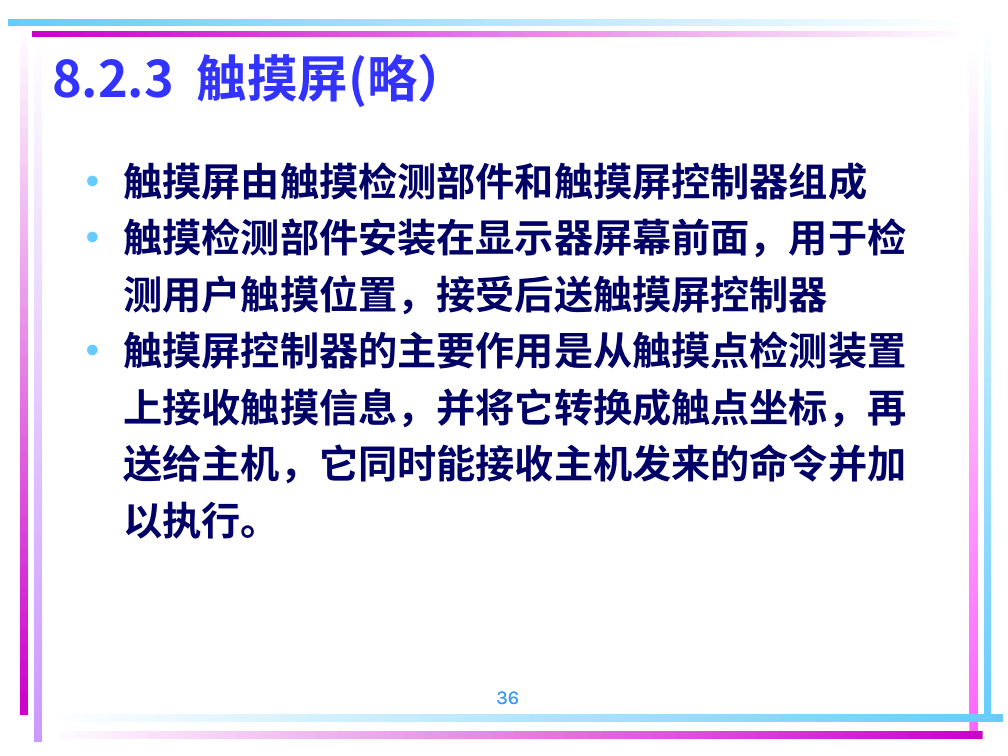
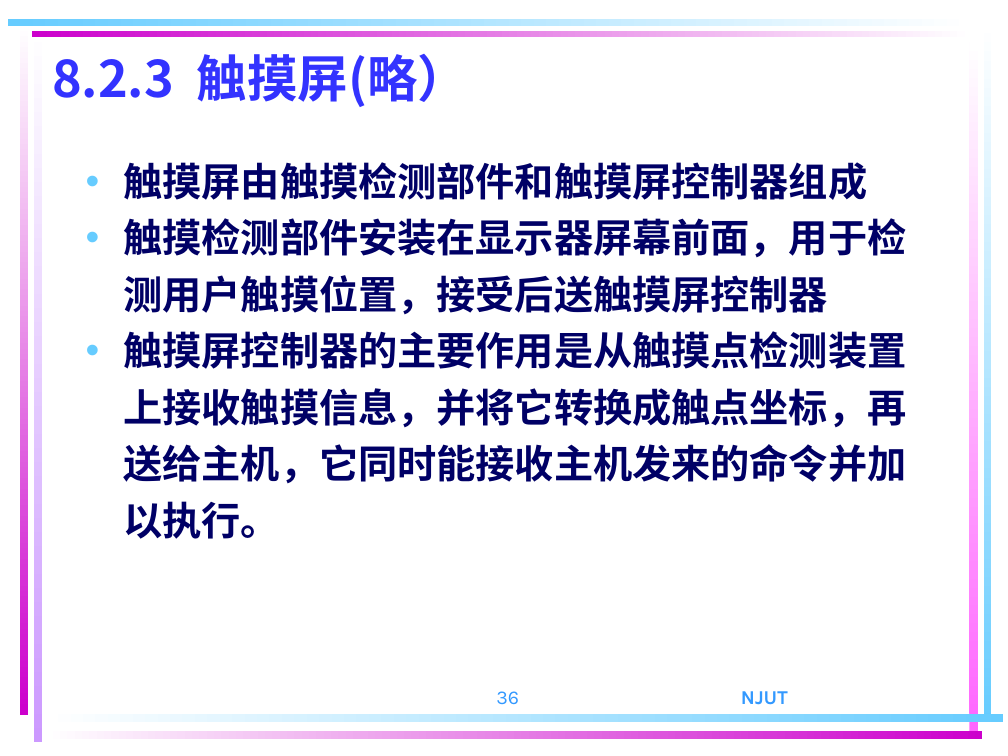
Before and after one commit to ZJWang9928/Own-Notes, a slide deck: slide 36 of 计算机组成原理课件/第 8 章 输入输出设备（17）n.ppt. Drawn at 1008x756 pixels with LibreOffice and Linux fonts; fonts in the diff are those of the drawing. Boxes give left, top, right and bottom in pixels: in the first picture for what was removed or moved away, otherwise in the second. Text is boxed around its words. In the diff, an @@ line names an element or a change of style, - is before the commit and + after.

```diff
--- a/计算机组成原理课件/第 8 章 输入输出设备（17）n.ppt
+++ b/计算机组成原理课件/第 8 章 输入输出设备（17）n.ppt
@@ text added at [741,691,788,705], 14 pt, text #3399FF, bold @@
+NJUT
```
Also in this commit, not shown: 97 other slides changed, 4 slides added, 4 slides removed, 7 other files.
